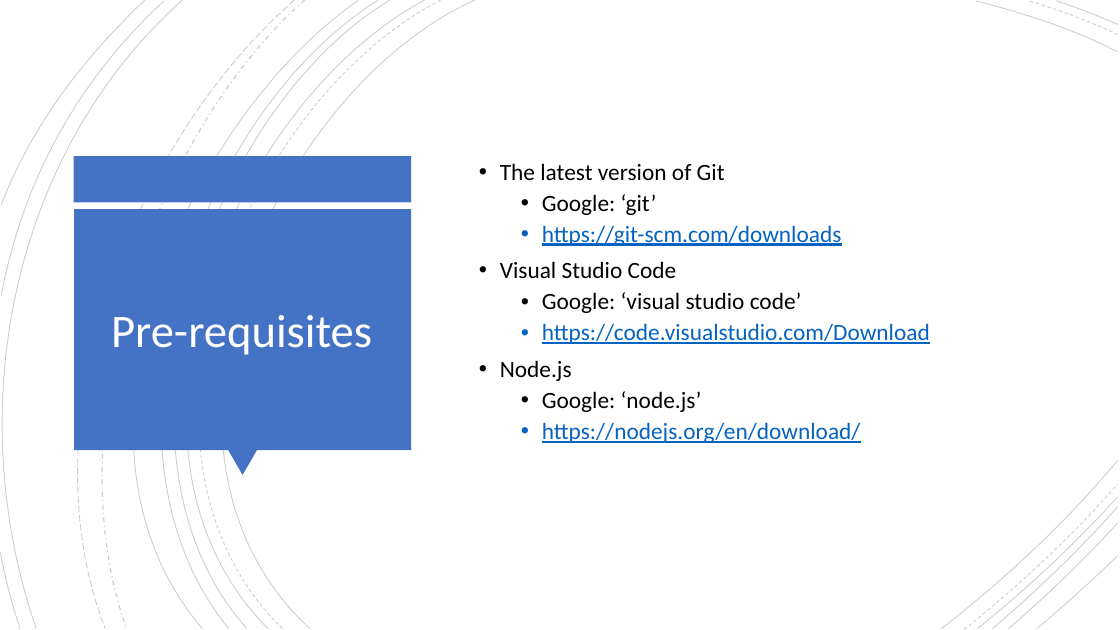
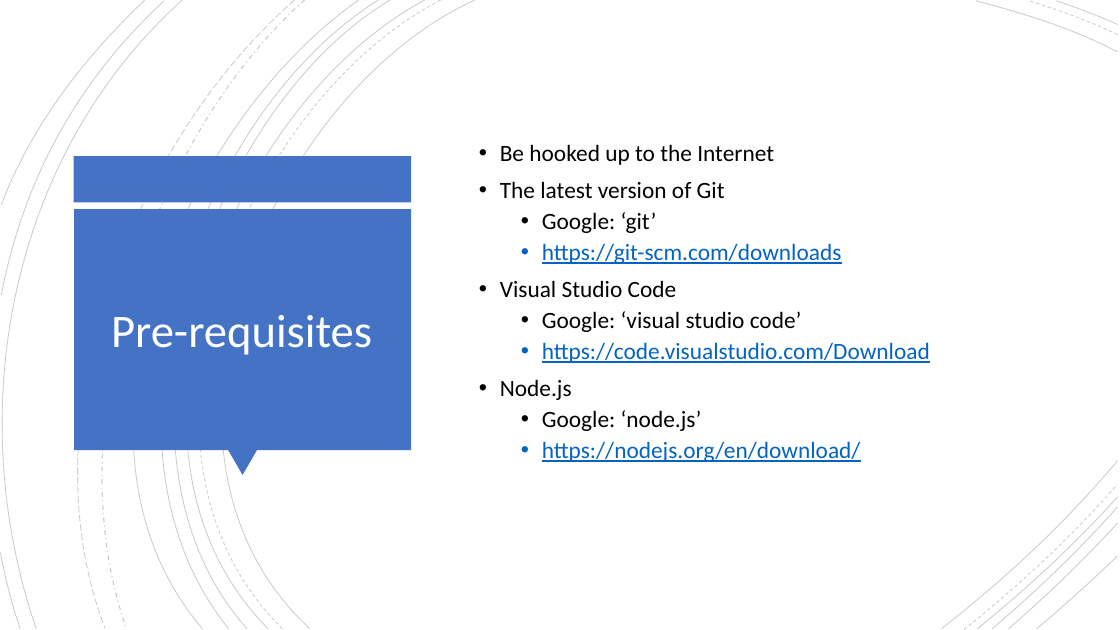
Before and after one commit to NickHodges/AngularToDo, a slide deck: slide 5 of slides/Angular101.pptx (slide 4 before the commit). Drawn at 1120x630 pixels with LibreOffice and Linux fonts; fonts in the diff are those of the drawing. Boxes give left, top, right and bottom in pixels: in the first picture for what was removed or moved away, otherwise in the second. Text is boxed around its words. In the diff, an @@ line names an element or a change of style, - is before the commit and + after.

```diff
--- a/slides/Angular101.pptx
+++ b/slides/Angular101.pptx
@@ text at [500,144,774,165]: paragraph added @@
+• Be hooked up to the Internet
```
Also in this commit, not shown: 7 other slides changed, 3 slides added.
